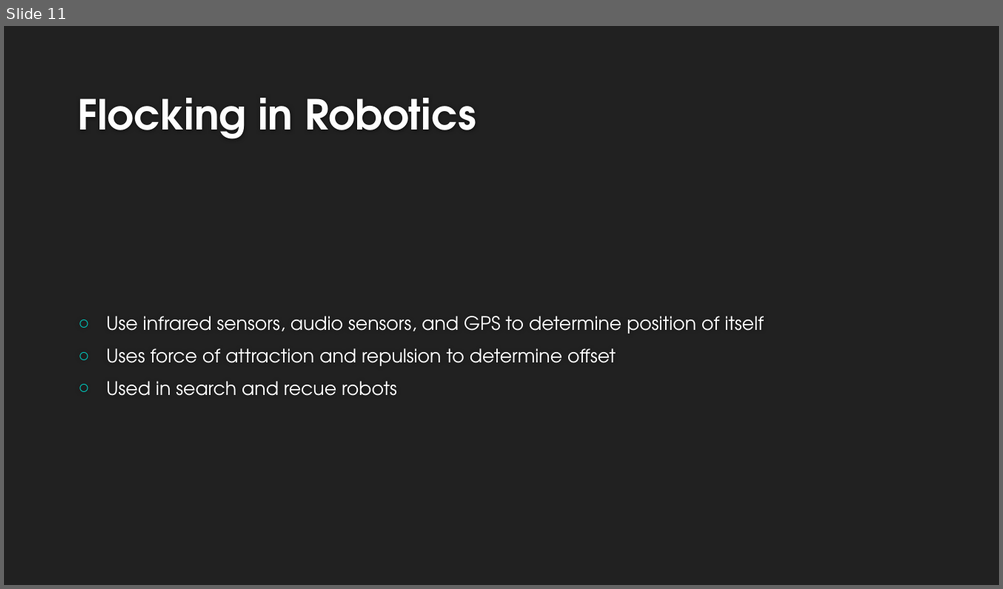
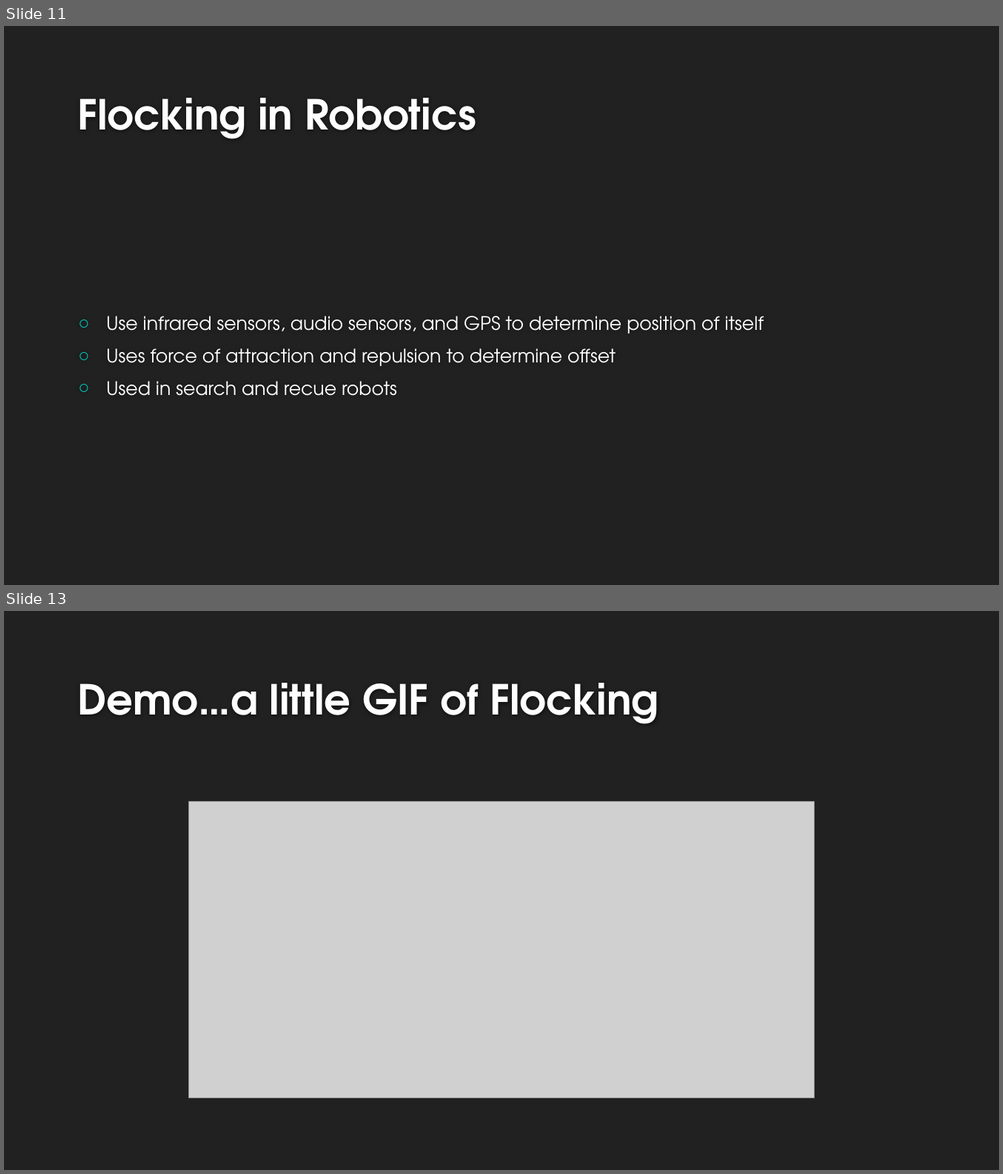
Before and after one commit to psuong/boids-controller, a slide deck: Flocking.pptx. Shown one above the other, each under a label of ours: slide 11 before the commit, slides 11 and 13 after it; the slides between them are not shown. The pictures are 1003x589 and 1003x1174 pixels, drawn with LibreOffice and Linux fonts; fonts in the diff are those of the drawing; grey boxes stand for pictures; background and template pictures are left out. Boxes give left, top, right and bottom in pixels: in the first picture for what was removed or moved away, otherwise in the second. Text is boxed around its words. In the diff, an @@ line names an element or a change of style, - is before the commit and + after.

```diff
--- a/Flocking.pptx
+++ b/Flocking.pptx
@@ slide 13 added at (x1=4, y1=611, x2=999, y2=1170), background #212121 @@
@@ title added at (x1=77, y1=683, x2=659, y2=724), 40 pt, text #FEFEFE, bold @@
+Demo…a little GIF of Flocking
@@ picture added at (x1=189, y1=802, x2=814, y2=1099) @@
```
Also in this commit, not shown: 1 other slide added, 8 other files.
